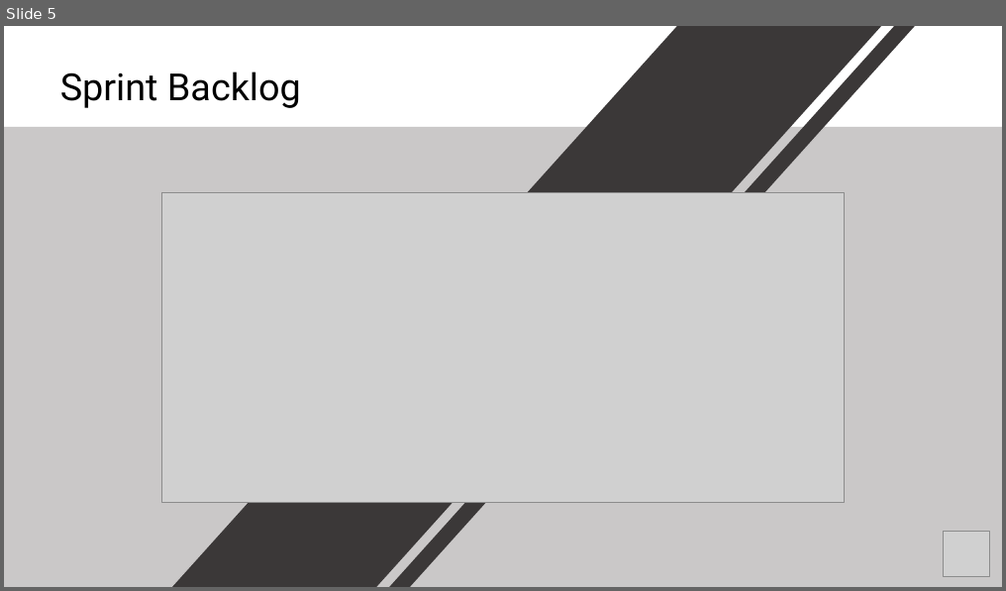
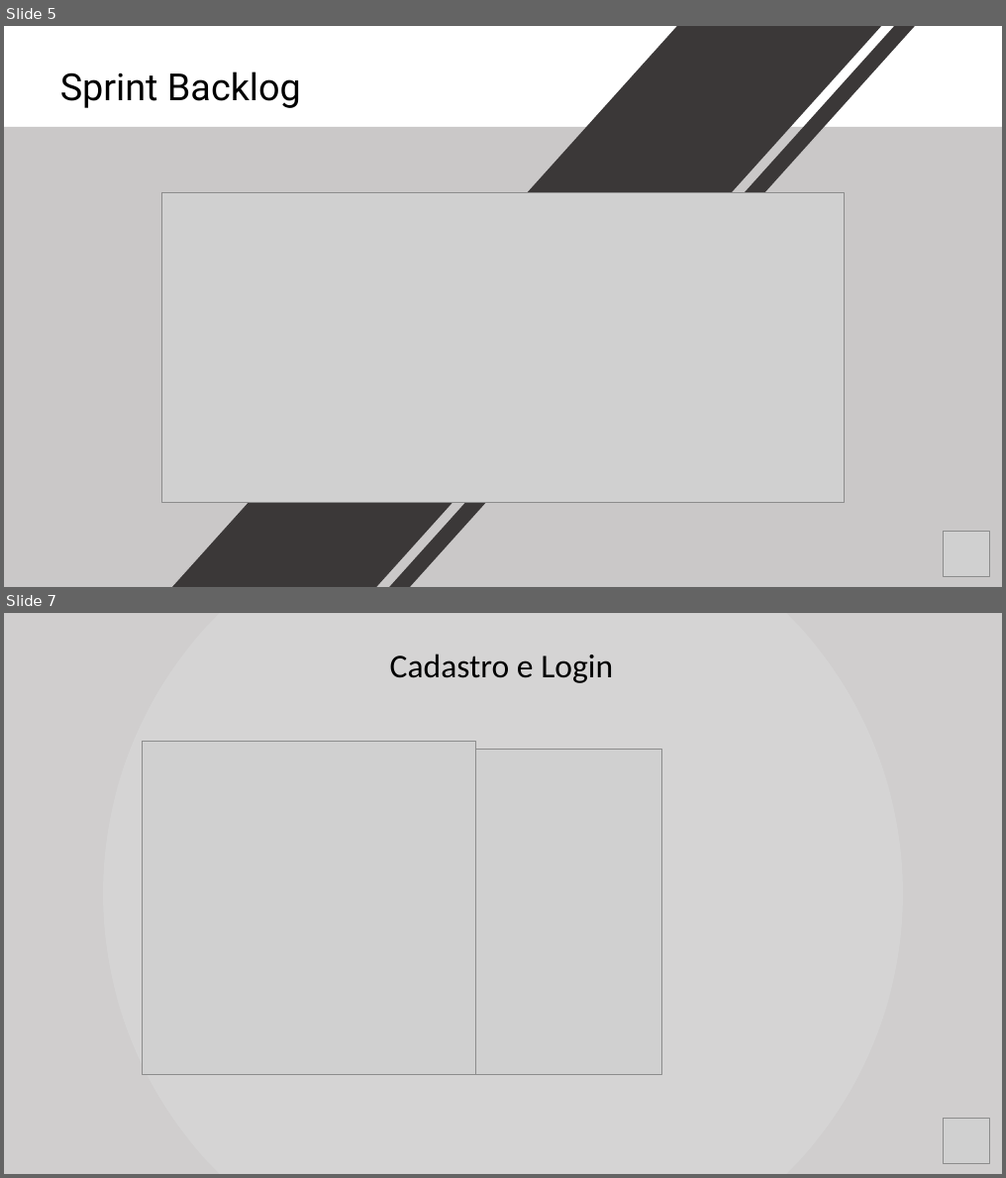
Before and after one commit to rafael-rochaalmeida/Harbor-Solutions, a slide deck: Documentação/Apresentação Sprint 2.pptx. Shown one above the other, each under a label of ours: slide 5 before the commit, slides 5 and 7 after it; the slides between them are not shown. The pictures are 1006x591 and 1006x1178 pixels, drawn with LibreOffice and Linux fonts; fonts in the diff are those of the drawing; grey boxes stand for pictures. Boxes give left, top, right and bottom in pixels: in the first picture for what was removed or moved away, otherwise in the second. Text is boxed around its words. In the diff, an @@ line names an element or a change of style, - is before the commit and + after.

```diff
--- a/Documentação/Apresentação Sprint 2.pptx
+++ b/Documentação/Apresentação Sprint 2.pptx
@@ slide 7 added at (4,613,1002,1174), background #D0CECE @@
@@ freeform shape added at (103,613,903,1174), fill #D9D9D9 at 62% opacity @@
@@ text added at (390,654,613,683), 32 pt, text #000000 @@
+Cadastro e Login
@@ picture added at (143,741,476,1075) @@
@@ picture added at (337,750,662,1075) @@
@@ picture added at (944,1118,990,1164) @@
```
Also in this commit, not shown: 2 slides changed, 4 other slides added, 4 slides removed, 1 other file.
